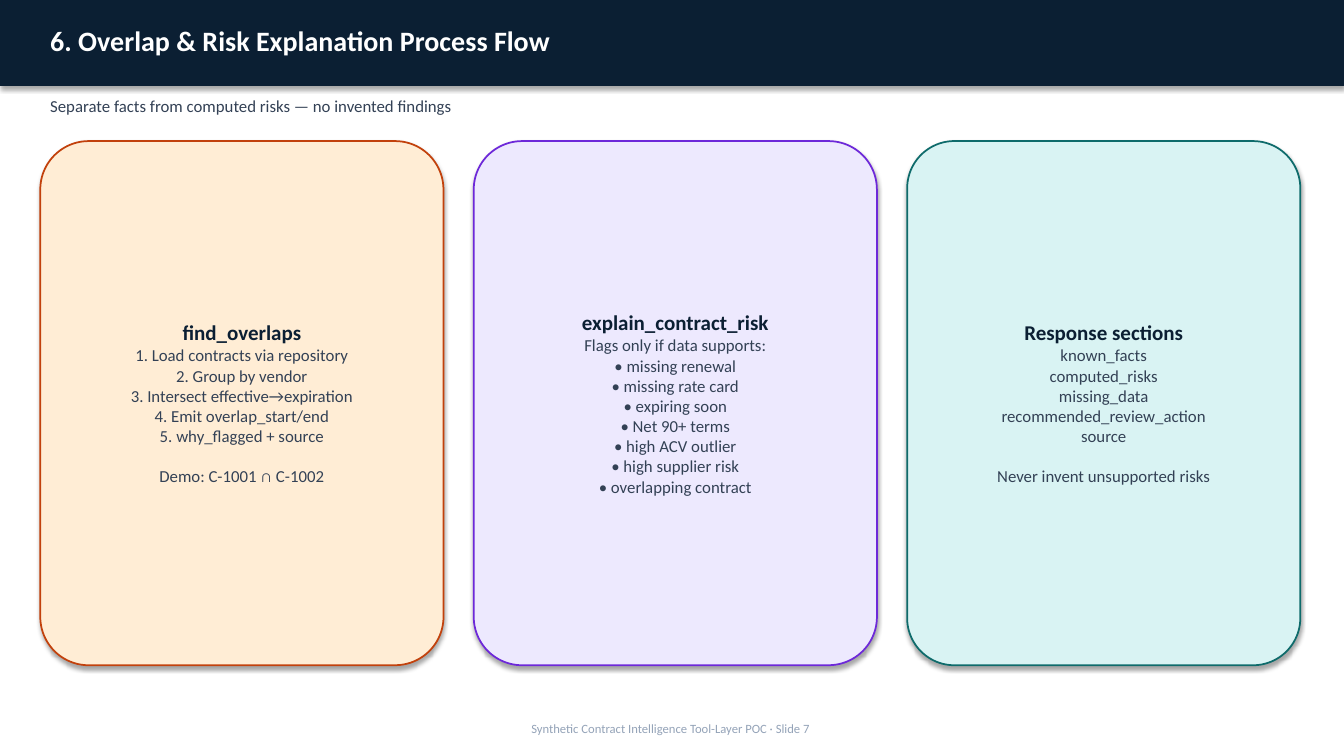
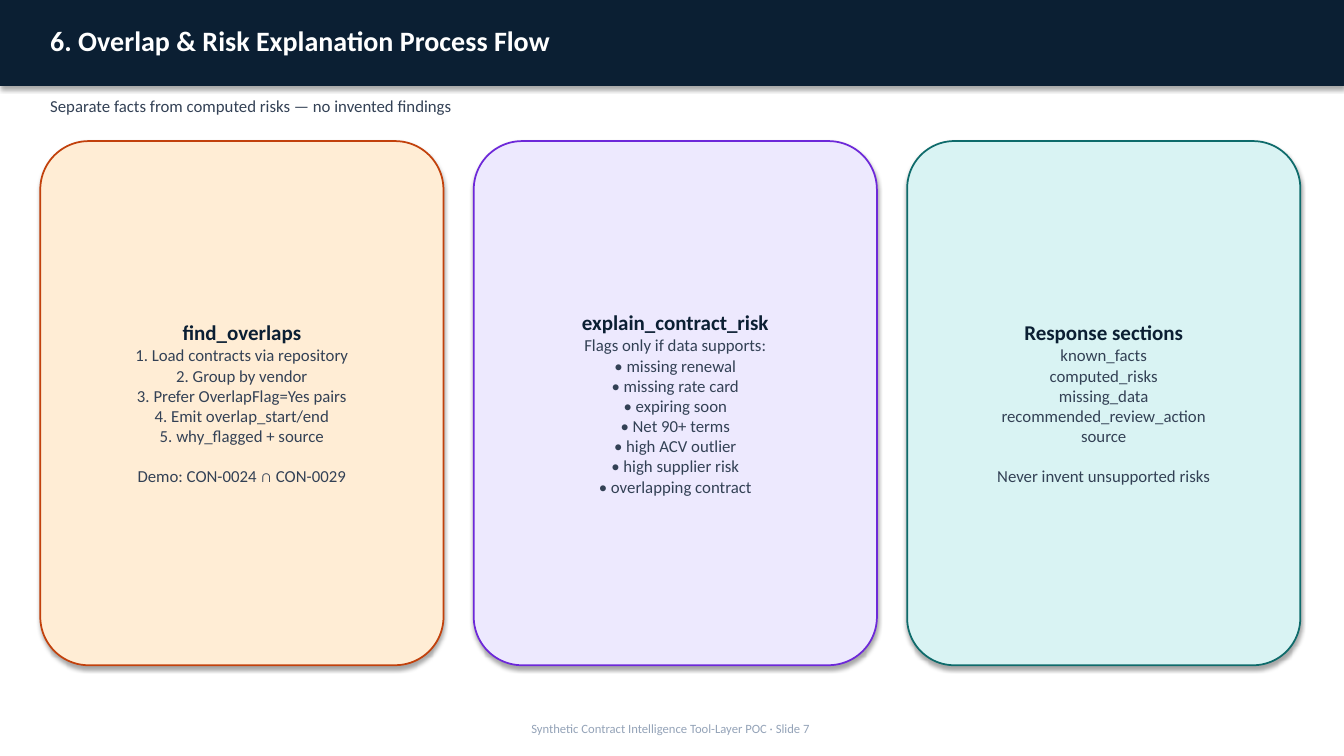
Before and after one commit to booshank/VALAgent, a slide deck: slide 7 of docs/VAL_CoPilot_Architecture_and_Process_Flow.pptx. Drawn at 1344x756 pixels with LibreOffice and Linux fonts; fonts in the diff are those of the drawing. Boxes give left, top, right and bottom in pixels: in the first picture for what was removed or moved away, otherwise in the second. Text is boxed around its words. In the diff, an @@ line names an element or a change of style, - is before the commit and + after.

```diff
--- a/docs/VAL_CoPilot_Architecture_and_Process_Flow.pptx
+++ b/docs/VAL_CoPilot_Architecture_and_Process_Flow.pptx
@@ text in rounded rectangle at [135, 349, 348, 482]: text changed @@
-1. Load contracts via repository
-2. Group by vendor
-3. Intersect effective→expiration
-4. Emit overlap_start/end
-5. why_flagged + source
-Demo: C-1001 ∩ C-1002
+1. Load contracts via repository
+2. Group by vendor
+3. Prefer OverlapFlag=Yes pairs
+4. Emit overlap_start/end
+5. why_flagged + source
+Demo: CON-0024 ∩ CON-0029
```
Also in this commit, not shown: 3 other slides changed, 19 other files.
